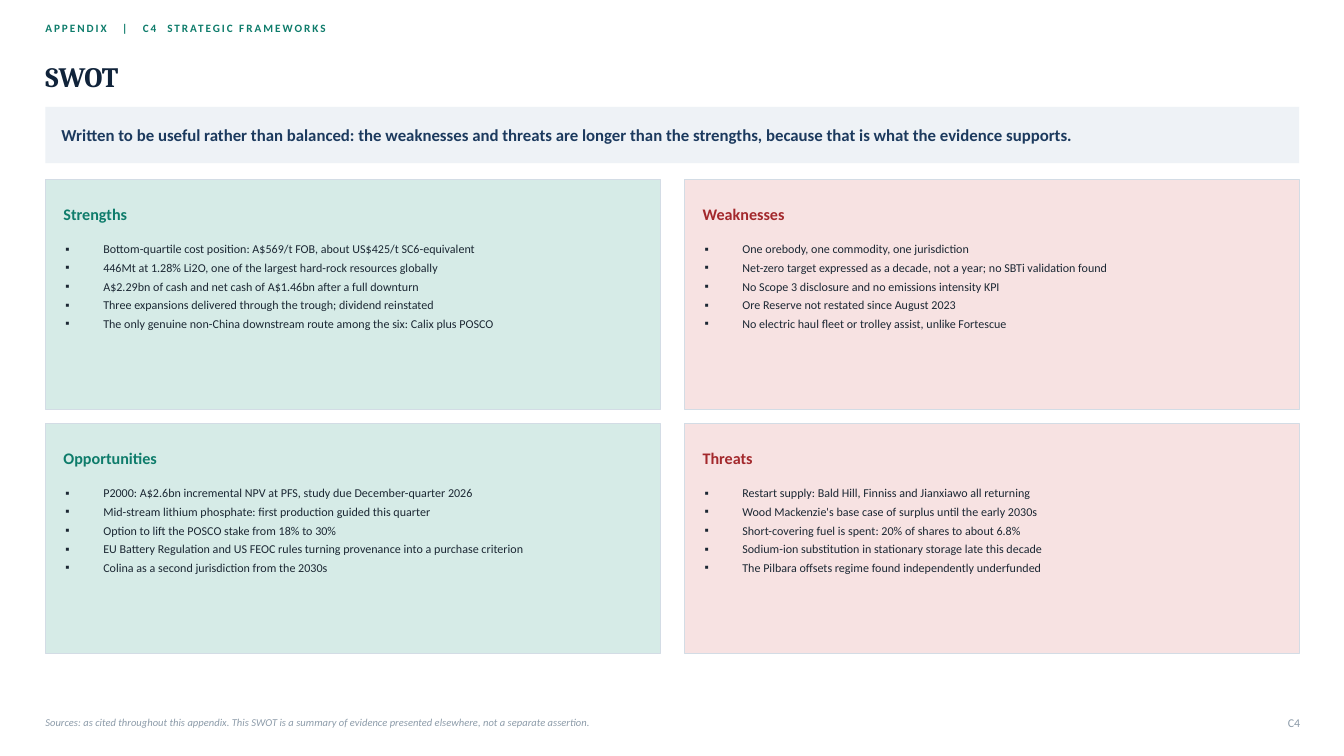
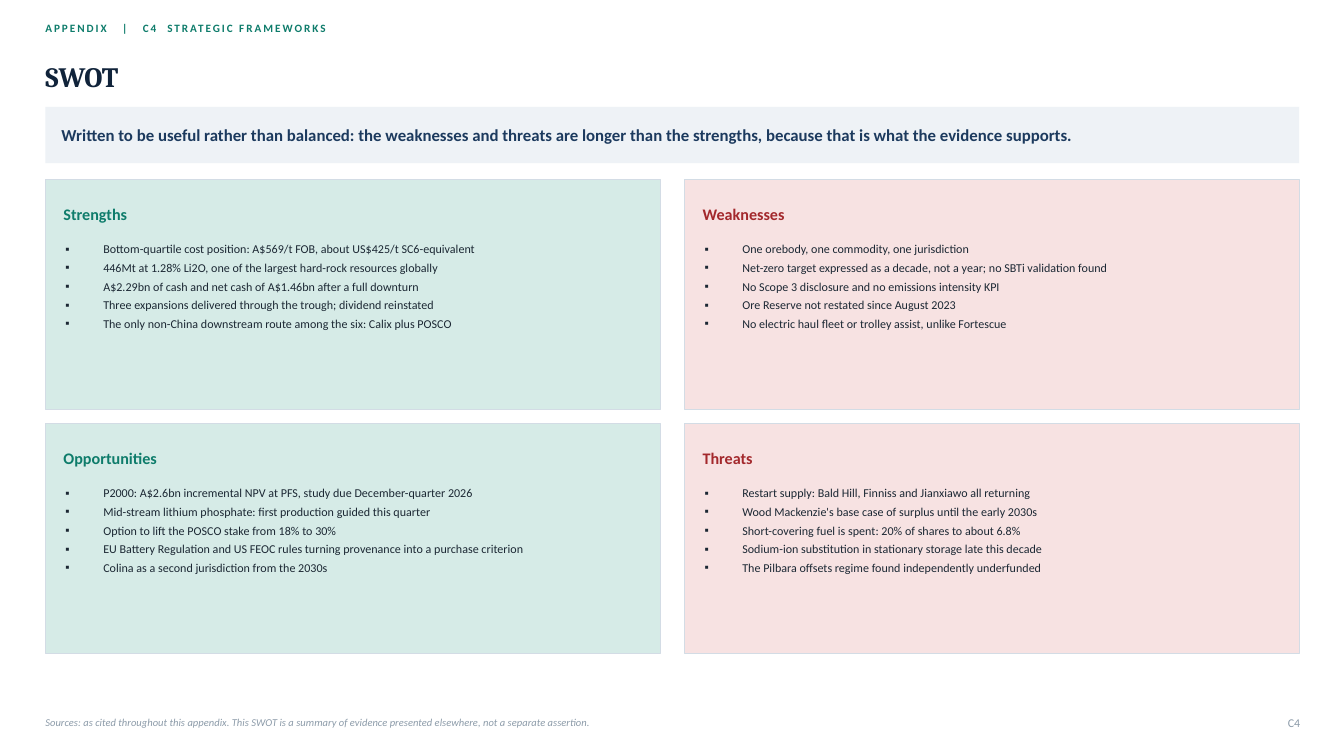
Before and after one commit to SportsSwap/for-claude, a slide deck: slide 46 of deck/PLS_Group_FMAA_2026.pptx. Drawn at 1344x756 pixels with LibreOffice and Linux fonts; fonts in the diff are those of the drawing. Boxes give left, top, right and bottom in pixels: in the first picture for what was removed or moved away, otherwise in the second. Text is boxed around its words. In the diff, an @@ line names an element or a change of style, - is before the commit and + after.

```diff
--- a/deck/PLS_Group_FMAA_2026.pptx
+++ b/deck/PLS_Group_FMAA_2026.pptx
@@ text at (x1=103, y1=319, x2=451, y2=330): text changed @@
-▪ The only genuine non-China downstream route among the six: Calix plus POSCO
+▪ The only non-China downstream route among the six: Calix plus POSCO
```
Also in this commit, not shown: 14 other slides changed, 7 other files.
